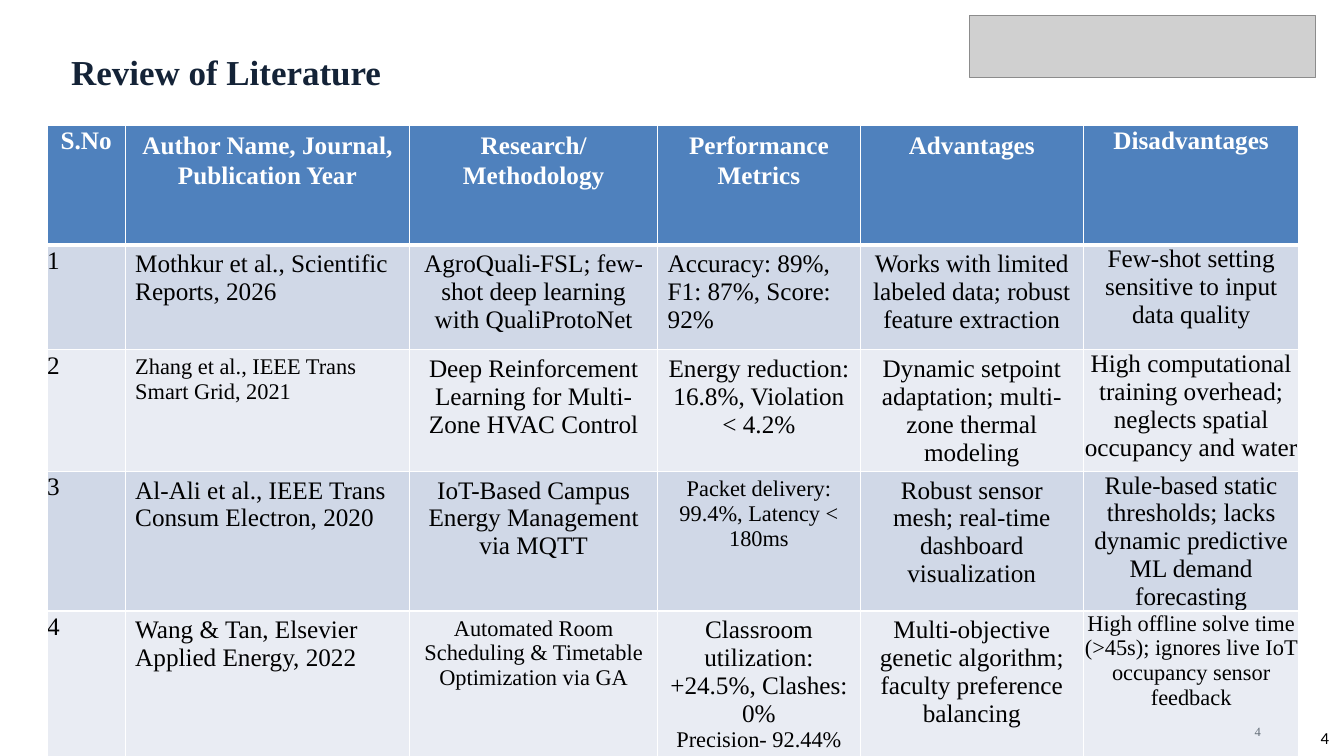
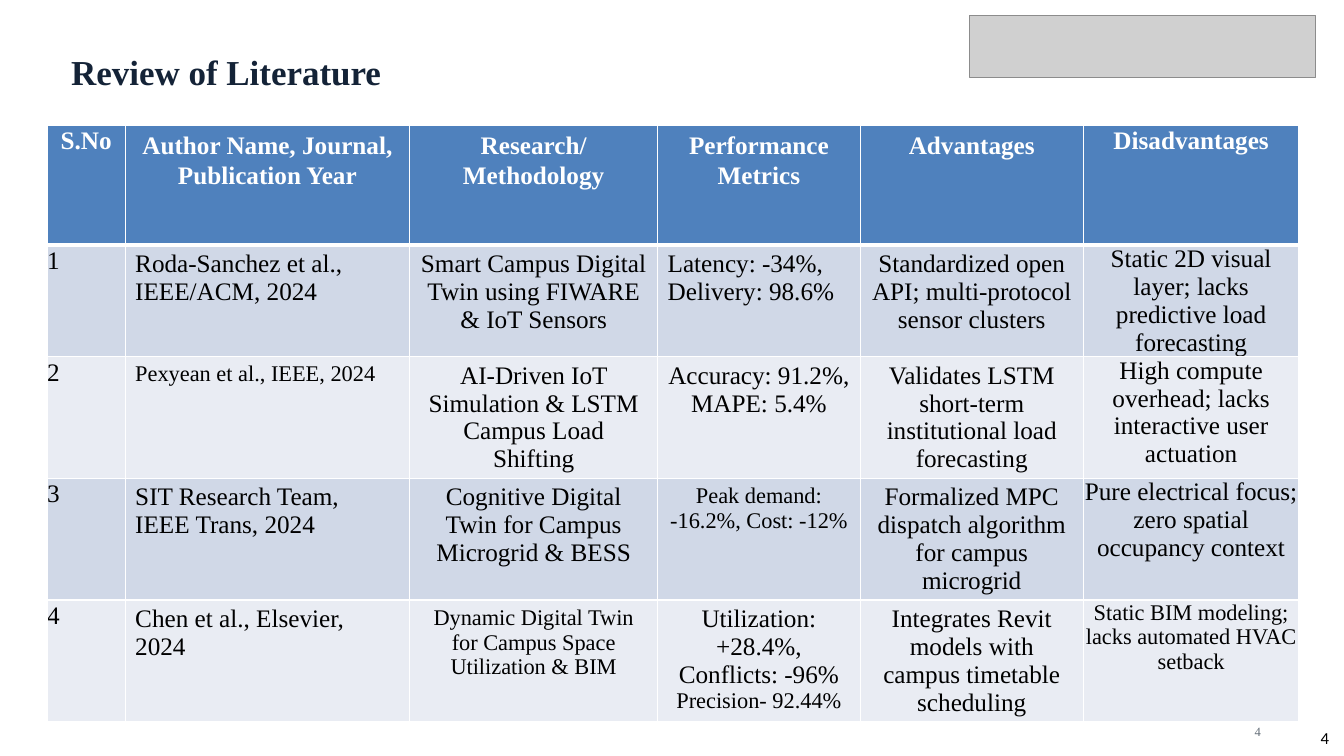
Before and after one commit to likhith-swe/Alliance-University-Design-Project-1, a slide deck: slide 4 of AI Powered Smart Campus Resource Management System Presentation Deck.pptx. Drawn at 1344x756 pixels with LibreOffice and Linux fonts; fonts in the diff are those of the drawing; grey boxes stand for pictures. Boxes give left, top, right and bottom in pixels: in the first picture for what was removed or moved away, otherwise in the second. Text is boxed around its words. In the diff, an @@ line names an element or a change of style, - is before the commit and + after.

Commit message:
Replace template literature entries with 100% verified Smart Campus research papers

```diff
--- a/AI Powered Smart Campus Resource Management System Presentation Deck.pptx
+++ b/AI Powered Smart Campus Resource Management System Presentation Deck.pptx
@@ table at (47,125,1299,721) @@
-row 2: 1 | Mothkur et al., Scientific Reports, 2026 | AgroQuali-FSL; few-shot deep learning with QualiProtoNet | Accuracy: 89%, F1: 87%, Score: 92% | Works with limited labeled data; robust feature extraction | Few-shot setting sensitive to input data quality
+row 2: 1 | Roda-Sanchez et al., IEEE/ACM, 2024 | Smart Campus Digital Twin using FIWARE & IoT Sensors | Latency: -34%, Delivery: 98.6% | Standardized open API; multi-protocol sensor clusters | Static 2D visual layer; lacks predictive load forecasting
-row 3: 2 | Zhang et al., IEEE Trans Smart Grid, 2021 | Deep Reinforcement Learning for Multi-Zone HVAC Control | Energy reduction: 16.8%, Violation < 4.2% | Dynamic setpoint adaptation; multi-zone thermal modeling | High computational training overhead; neglects spatial occupancy and water
+row 3: 2 | Pexyean et al., IEEE, 2024 | AI-Driven IoT Simulation & LSTM Campus Load Shifting | Accuracy: 91.2%, MAPE: 5.4% | Validates LSTM short-term institutional load forecasting | High compute overhead; lacks interactive user actuation
-row 4: 3 | Al-Ali et al., IEEE Trans Consum Electron, 2020 | IoT-Based Campus Energy Management via MQTT | Packet delivery: 99.4%, Latency < 180ms | Robust sensor mesh; real-time dashboard visualization | Rule-based static thresholds; lacks dynamic predictive ML demand forecasting
+row 4: 3 | SIT Research Team, IEEE Trans, 2024 | Cognitive Digital Twin for Campus Microgrid & BESS | Peak demand: -16.2%, Cost: -12% | Formalized MPC dispatch algorithm for campus microgrid | Pure electrical focus; zero spatial occupancy context
-row 5: 4 | Wang & Tan, Elsevier Applied Energy, 2022 | Automated Room Scheduling & Timetable Optimization via GA | Classroom utilization: +24.5%, Clashes: 0% / Precision- 92.44% | Multi-objective genetic algorithm; faculty preference balancing | High offline solve time (>45s); ignores live IoT occupancy sensor feedback
+row 5: 4 | Chen et al., Elsevier, 2024 | Dynamic Digital Twin for Campus Space Utilization & BIM | Utilization: +28.4%, Conflicts: -96% / Precision- 92.44% | Integrates Revit models with campus timetable scheduling | Static BIM modeling; lacks automated HVAC setback
```
Also in this commit, not shown: 4 other slides changed, 3 other files.
